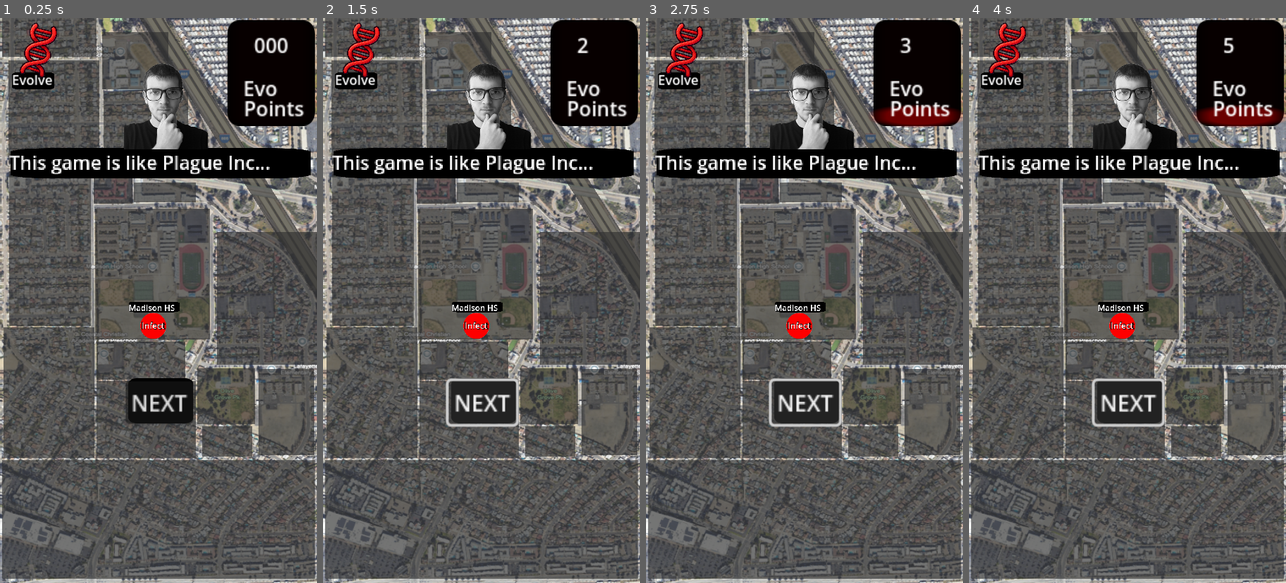
Above: before the commit, frames 1-4 (left to right).
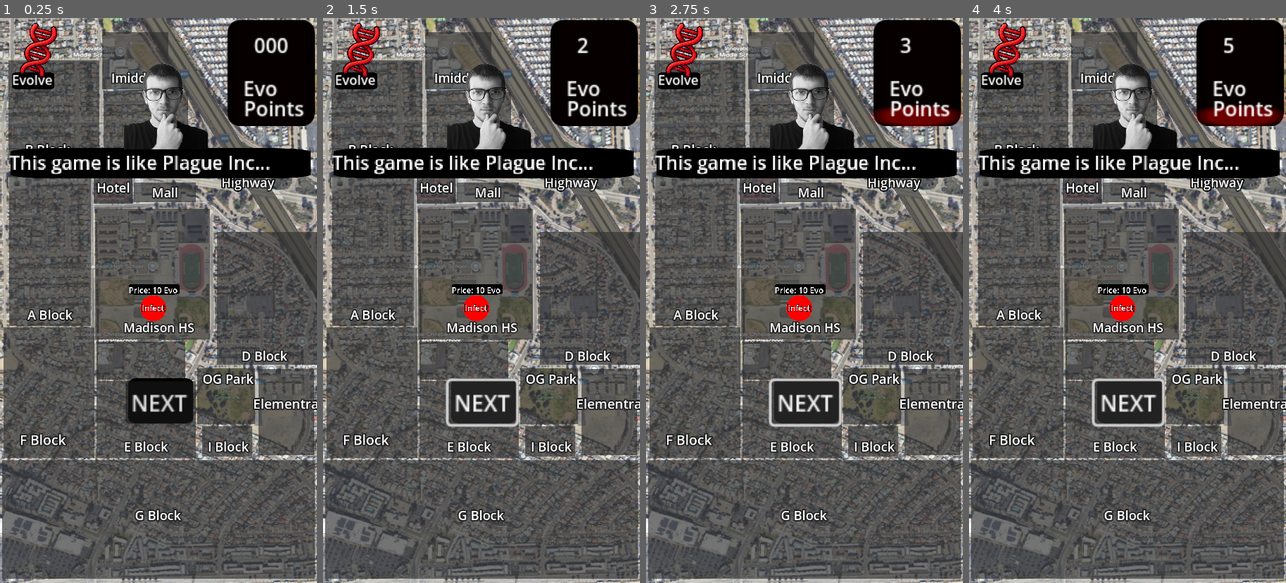
Above: after the commit, the same moments.

Repository: had2020/Slient_Killer
Game: Godot game, scene res://levels/world.tscn
The game is run twice, just before and just after one commit, with the same random seed, the same clock (stepped at 60 frames per second) and the same inputs. Sound files missing from this copy of the repository are replaced by a short silence.
Inputs (mouse positions are in pixels of both pictures, inside the frame that each line leads up to; where the layout moved, square brackets give the same spot in the first picture):
- Up to frame 1 (0.25 s): no input
- Up to frame 2 (1.5 s): click (475, 306) [475, 323] at 0.5 s; click "NEXT" at 1.25 s
- Up to frame 3 (2.75 s): click "NEXT" at 2 s
- Up to frame 4 (4 s): click (1121, 306) [1121, 323] at 2.75 s; click "NEXT" at 3.5 s

The runs differ from the first frame. In frame 1, 5.4% of the frame differs, in the area x 0-100%, y 0-90%; in frame 2, 5.4%; in frame 3, 5.4%; in frame 4, 5.4%.

Commit message:
Update world.tscn

Diff:
--- a/slient_killer/levels/world.tscn
+++ b/slient_killer/levels/world.tscn
@@ -586,15 +586,15 @@
 offset_right = 40.0
 offset_bottom = 40.0
 
-[node name="Football" type="Control" parent="Gui/Zones"]
+[node name="Madison" type="Control" parent="Gui/Zones"]
 anchors_preset = 0
 offset_left = 286.0
-offset_top = 575.0
+offset_top = 539.0
 offset_right = 326.0
-offset_bottom = 615.0
+offset_bottom = 579.0
 scale = Vector2(1.03512, 1.03512)
 
-[node name="Button" type="Button" parent="Gui/Zones/Football"]
+[node name="Button" type="Button" parent="Gui/Zones/Madison"]
 self_modulate = Color(1, 1, 1, 0)
 layout_mode = 0
 offset_left = -1.0
@@ -604,14 +604,14 @@
 scale = Vector2(1, 1.72)
 text = "    "
 
-[node name="Reddot" type="Sprite2D" parent="Gui/Zones/Football"]
+[node name="Reddot" type="Sprite2D" parent="Gui/Zones/Madison"]
 z_index = -2
 texture_filter = 1
 position = Vector2(26, 50)
 scale = Vector2(0.168407, 0.168407)
 texture = ExtResource("10_lmpr0")
 
-[node name="Label" type="Label" parent="Gui/Zones/Football"]
+[node name="Label" type="Label" parent="Gui/Zones/Madison"]
 texture_filter = 1
 layout_mode = 0
 offset_left = 3.0
@@ -620,7 +620,7 @@
 offset_bottom = 61.0
 text = "Infect"
 
-[node name="Label2" type="Label" parent="Gui/Zones/Football"]
+[node name="Label2" type="Label" parent="Gui/Zones/Madison"]
 modulate = Color(0, 0, 0, 1)
 z_index = -1
 texture_filter = 1
@@ -632,16 +632,16 @@
 scale = Vector2(1.12, 1.24)
 text = "Infect"
 
-[node name="name" type="Label" parent="Gui/Zones/Football"]
+[node name="cost" type="Label" parent="Gui/Zones/Madison"]
 texture_filter = 1
 layout_mode = 0
 offset_left = -23.0
 offset_top = 3.0
 offset_right = 78.0
 offset_bottom = 26.0
-text = "Madison HS"
-
-[node name="Icon" type="Sprite2D" parent="Gui/Zones/Football/name"]
+text = "Price: 10 Evo"
+
+[node name="Back" type="Sprite2D" parent="Gui/Zones/Madison/cost"]
 modulate = Color(0, 0, 0, 1)
 z_index = -1
 position = Vector2(50, 10)
@@ -676,15 +676,6 @@
 mesh = SubResource("PlaneMesh_lmpr0")
 skeleton = NodePath("../..")
 
-[node name="T_Block" type="Node3D" parent="zones"]
-transform = Transform3D(0.816465, 0, 0, 0, 1, 0, 0, 0, 0.299296, -26.9903, 0, -65.8468)
-
-[node name="MeshInstance3D" type="MeshInstance3D" parent="zones/T_Block"]
-transform = Transform3D(14.8932, 0, 0, 0, 1, 0, 0, 0, 16.9149, -1.65443, 0, -6.88265)
-material_override = ExtResource("11_re8x6")
-mesh = SubResource("PlaneMesh_lmpr0")
-skeleton = NodePath("../..")
-
 [node name="C_Block" type="Node3D" parent="zones"]
 transform = Transform3D(0.734203, 0, 0, 0, 1, 0, 0, 0, 0.514072, -2.16979, 0, -41.5758)
 
@@ -802,4 +793,66 @@
 mesh = SubResource("PlaneMesh_lmpr0")
 skeleton = NodePath("../..")
 
+[node name="Zone_names" type="Node3D" parent="."]
+
+[node name="Label3D" type="Label3D" parent="Zone_names"]
+transform = Transform3D(20, 0, 0, 0, -8.74228e-07, 20, 0, -20, -8.74228e-07, 0, 0, 6.87263)
+text = "Madison HS"
+
+[node name="Label3D2" type="Label3D" parent="Zone_names"]
+transform = Transform3D(20, 0, 0, 0, -8.74228e-07, 20, 0, -20, -8.74228e-07, 26.6101, 2.43245, 13.8261)
+text = "D Block"
+
+[node name="Label3D3" type="Label3D" parent="Zone_names"]
+transform = Transform3D(20, 0, 0, 0, -8.74228e-07, 20, 0, -20, -8.74228e-07, 1.55949, 2.43245, -27.2059)
+text = "Mall"
+
+[node name="Label3D4" type="Label3D" parent="Zone_names"]
+transform = Transform3D(20, 0, 0, 0, -8.74228e-07, 20, 0, -20, -8.74228e-07, -11.4493, 2.43245, -28.4125)
+text = "Hotel"
+
+[node name="Label3D5" type="Label3D" parent="Zone_names"]
+transform = Transform3D(20, 0, 0, 0, -8.74228e-07, 20, 0, -20, -8.74228e-07, -27.4375, 2.43245, 3.48906)
+text = "A Block"
+
+[node name="Label3D6" type="Label3D" parent="Zone_names"]
+transform = Transform3D(20, 0, 0, 0, -8.74228e-07, 20, 0, -20, -8.74228e-07, 22.4057, 2.43245, -29.7481)
+text = "Highway"
+
+[node name="Label3D7" type="Label3D" parent="Zone_names"]
+transform = Transform3D(20, 0, 0, 0, -8.74229e-07, 20, 0, -20, -8.74229e-07, -28.0237, 2.43245, -38.0266)
+text = "B Block"
+
+[node name="Label3D8" type="Label3D" parent="Zone_names"]
+transform = Transform3D(20, 0, 0, 0, -8.74229e-07, 20, 0, -20, -8.74229e-07, -2.99404, 2.43245, -39.1557)
+text = "C Block"
+
+[node name="Label3D9" type="Label3D" parent="Zone_names"]
+transform = Transform3D(20, 0, 0, 0, -8.74229e-07, 20, 0, -20, -8.74229e-07, -6.16228, 2.43245, -56.0056)
+text = "Imiddle"
+
+[node name="Label3D10" type="Label3D" parent="Zone_names"]
+transform = Transform3D(20, 0, 0, 0, -8.74229e-07, 20, 0, -20, -8.74229e-07, -27.4961, 7.92678, 32.8165)
+text = "F Block"
+
+[node name="Label3D11" type="Label3D" parent="Zone_names"]
+transform = Transform3D(20, 0, 0, 0, -8.74229e-07, 20, 0, -20, -8.74229e-07, -3.24761, 3.13014, 36.3108)
+text = "E Block"
+
+[node name="Label3D12" type="Label3D" parent="Zone_names"]
+transform = Transform3D(20, 0, 0, 0, -8.74229e-07, 20, 0, -20, -8.74229e-07, 17.3186, 3.13014, 36.3108)
+text = "I Block"
+
+[node name="Label3D13" type="Label3D" parent="Zone_names"]
+transform = Transform3D(20, 0, 0, 0, -8.74229e-07, 20, 0, -20, -8.74229e-07, 31.7992, 5.52282, 24.9855)
+text = "Elementray"
+
+[node name="Label3D14" type="Label3D" parent="Zone_names"]
+transform = Transform3D(20, 0, 0, 0, -8.74229e-07, 20, 0, -20, -8.74229e-07, 17.2736, 3.13014, 19.4431)
+text = "OG Park"
+
+[node name="Label3D15" type="Label3D" parent="Zone_names"]
+transform = Transform3D(20, 0, 0, 0, -8.74229e-07, 20, 0, -20, -8.74229e-07, -0.247825, 3.13014, 53.4336)
+text = "G Block"
+
 [connection signal="finished" from="Music" to="Music" method="_on_finished"]
